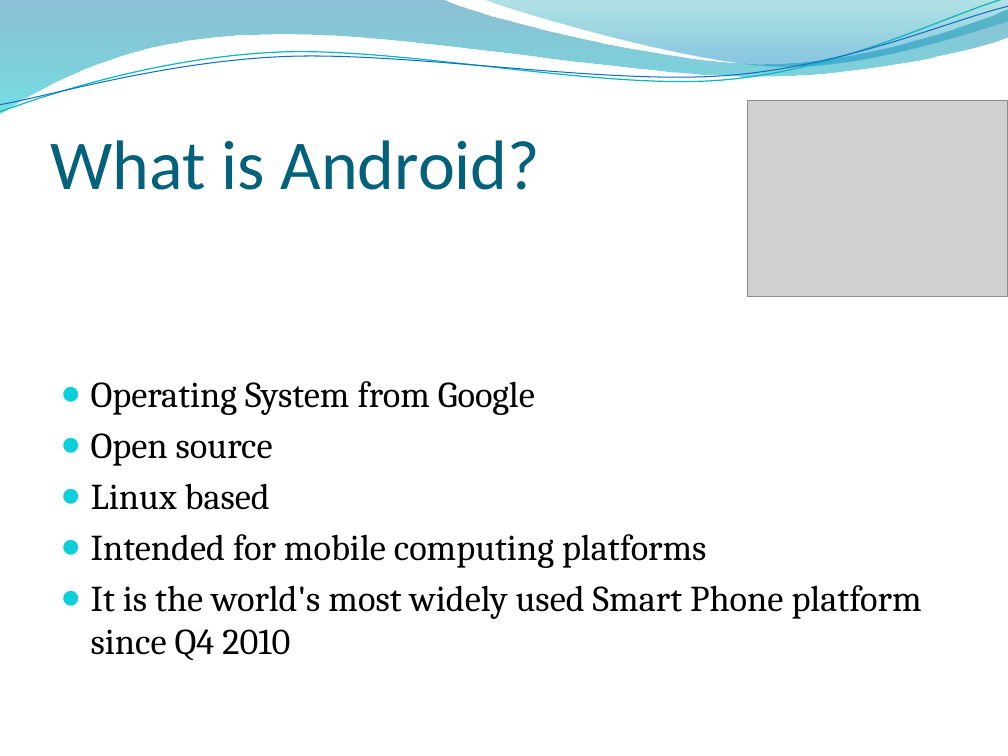
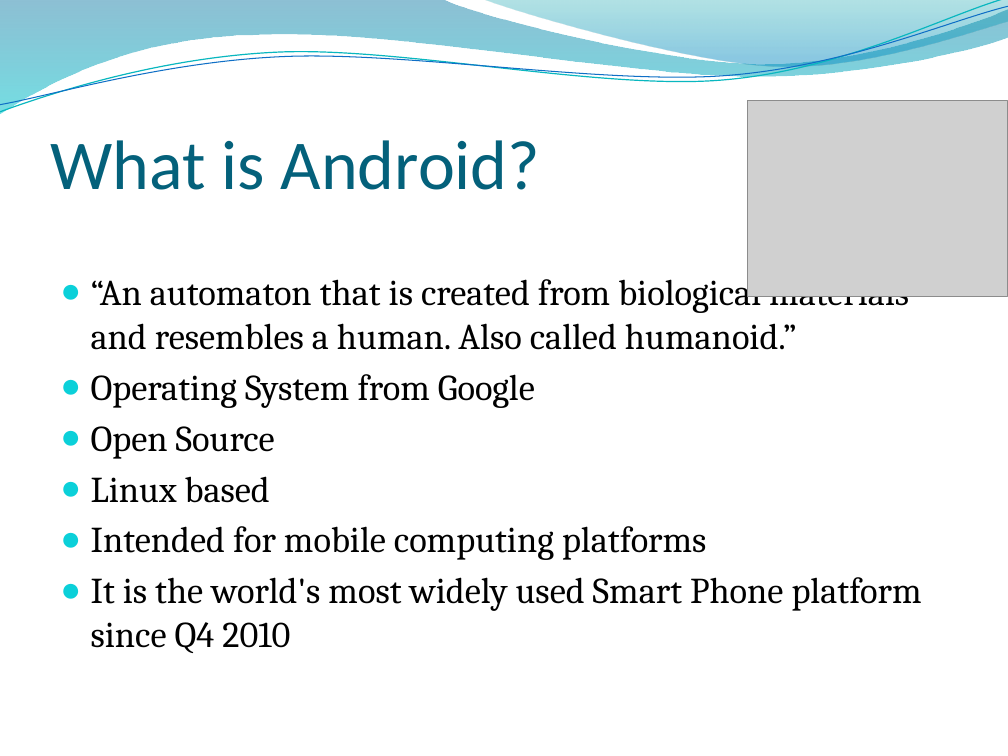
Before and after one commit to melbjvm/android101, a slide deck: slide 3 of Android 101.pptx (slide 4 before the commit). Drawn at 1008x756 pixels with LibreOffice and Linux fonts; fonts in the diff are those of the drawing; grey boxes stand for pictures. Boxes give left, top, right and bottom in pixels: in the first picture for what was removed or moved away, otherwise in the second. Text is boxed around its words. In the diff, an @@ line names an element or a change of style, - is before the commit and + after.

```diff
--- a/Android 101.pptx
+++ b/Android 101.pptx
@@ text at bbox=[91, 271, 909, 350]: paragraph added @@
+● “An automaton that is created from biological materials and resembles a human. Also called humanoid.”
@@ text at bbox=[91, 426, 275, 459]: text changed @@
-● Open source
+● Open Source
```
Also in this commit, not shown: 14 other slides changed, 13 slides added, 8 slides removed.
